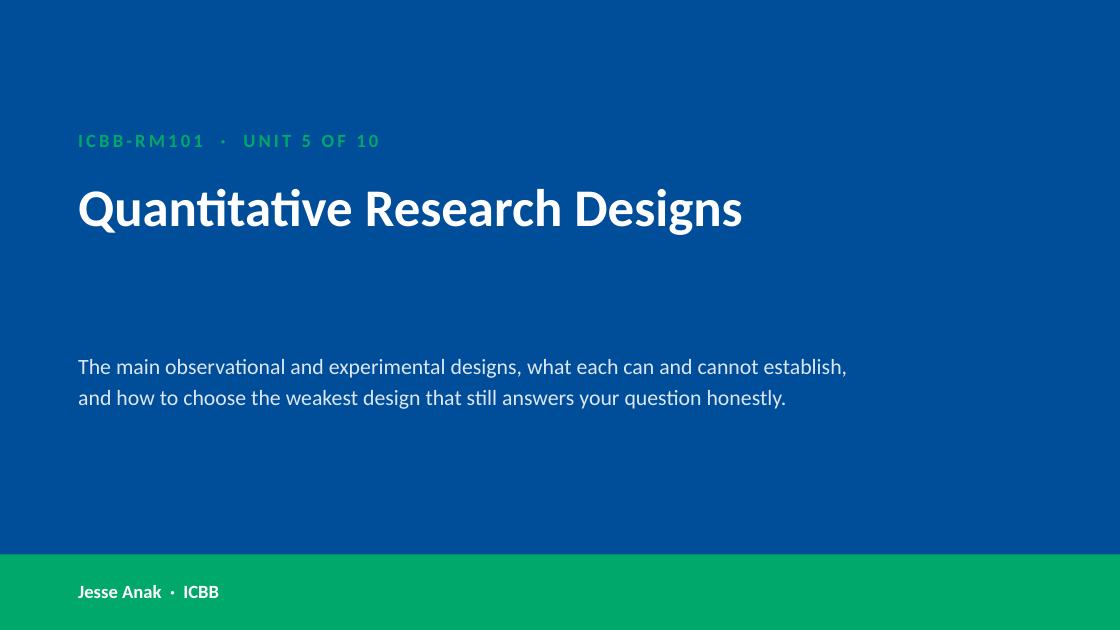
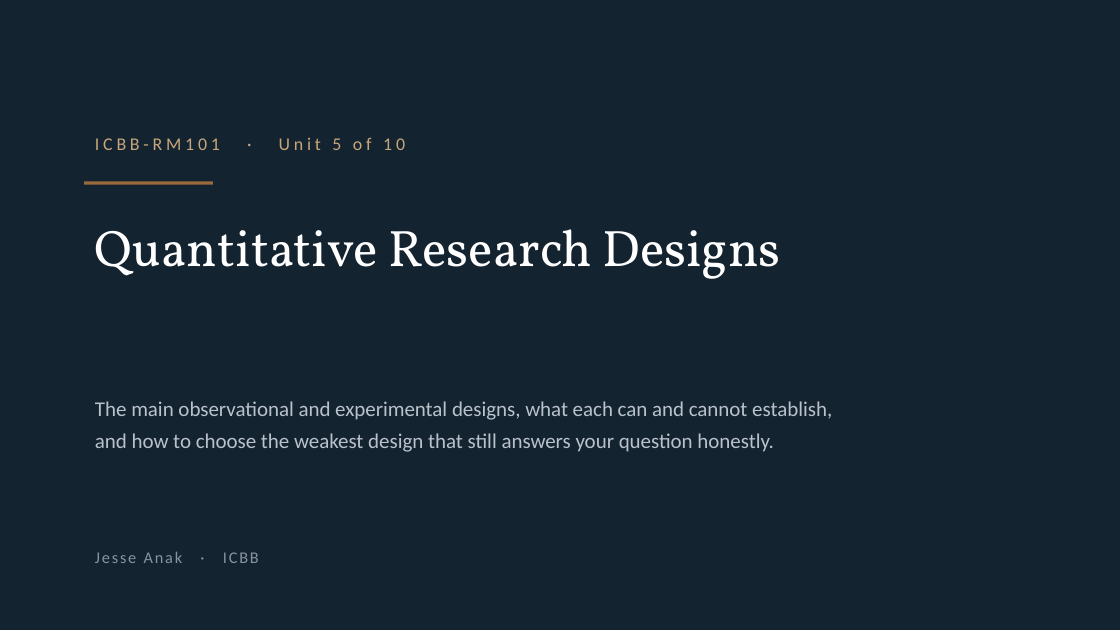
Before and after one commit to JesseAnak7534/ICBB, a slide deck: slide 76 of icbb-website/materials/research-methods/research-methods-slides.pptx. Drawn at 1120x630 pixels with LibreOffice and Linux fonts; fonts in the diff are those of the drawing; background and template pictures are left out. Boxes give left, top, right and bottom in pixels: in the first picture for what was removed or moved away, otherwise in the second. Text is boxed around its words. In the diff, an @@ line names an element or a change of style, - is before the commit and + after.

```diff
--- a/icbb-website/materials/research-methods/research-methods-slides.pptx
+++ b/icbb-website/materials/research-methods/research-methods-slides.pptx
@@ background #004D99 to #132330 @@
@@ text at (95, 137, 405, 150): text changed; size 12 to 11.5 pt; text colour #00A86B to #C8A67B; bold off @@
-ICBB-RM101 · UNIT 5 OF 10
+ICBB-RM101 · Unit 5 of 10
@@ text "Quantitative Research Designs": place and size @@
-text "Quantitative Research Designs" at (78, 189, 742, 235)
+text "Quantitative Research Designs" at (95, 229, 781, 279)
@@ text "Quantitative Research Designs" at (95, 229, 781, 279): size 34 to 33 pt, font Calibri to Vollkorn, bold off; line spacing 1 to 1.02 @@
@@ rectangle added at (84, 181, 213, 185), fill #9A6A3C @@
@@ text "The main observational and experimental ...": place and size @@
-text "The main observational and experimental ..." at (78, 359, 847, 409)
+text "The main observational and experimental ..." at (95, 401, 832, 452)
@@ text "The main observational and experimental ..." at (95, 401, 832, 452): size 14 to 13.5 pt, text colour #DCE7F5 to #B9C2CB; line spacing 1.2 to 1.28 @@
@@ rectangle removed at (0, 554, 1120, 630) @@
@@ text "Jesse Anak · ICBB": place and size @@
-text "Jesse Anak · ICBB" at (78, 585, 219, 598)
+text "Jesse Anak · ICBB" at (95, 552, 259, 563)
@@ text "Jesse Anak · ICBB" at (95, 552, 259, 563): size 12 to 10.5 pt, text colour #FFFFFF to #8894A0, letter spacing 0 to 1.2 pt, bold off @@
```
Also in this commit, not shown: 185 other slides changed, 49 other files.
